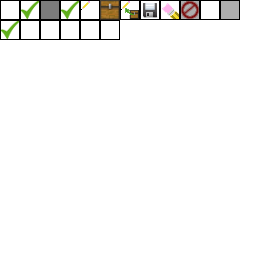
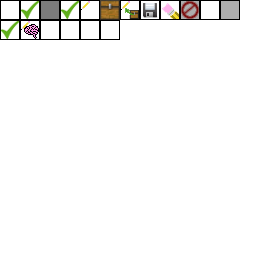
Comparing the layer stacks of the two 256 x 256 images. Changes:
painted on "button_icons_2" over 21, 21, 30, 30
painted on "button_icons.png" over 24, 24, 39, 39
